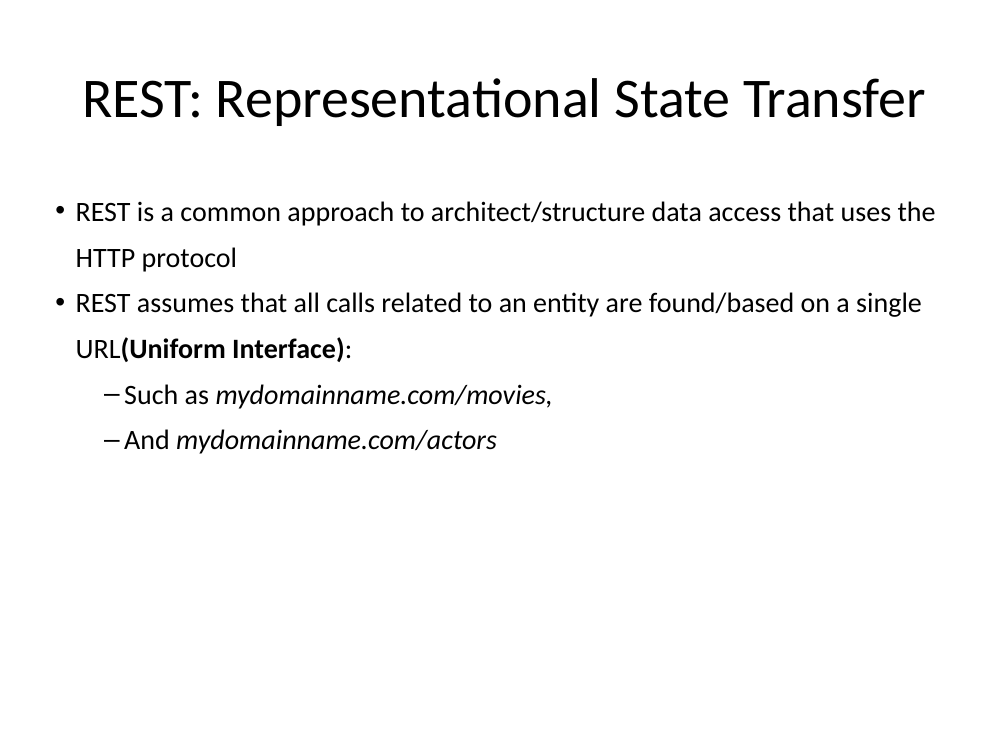
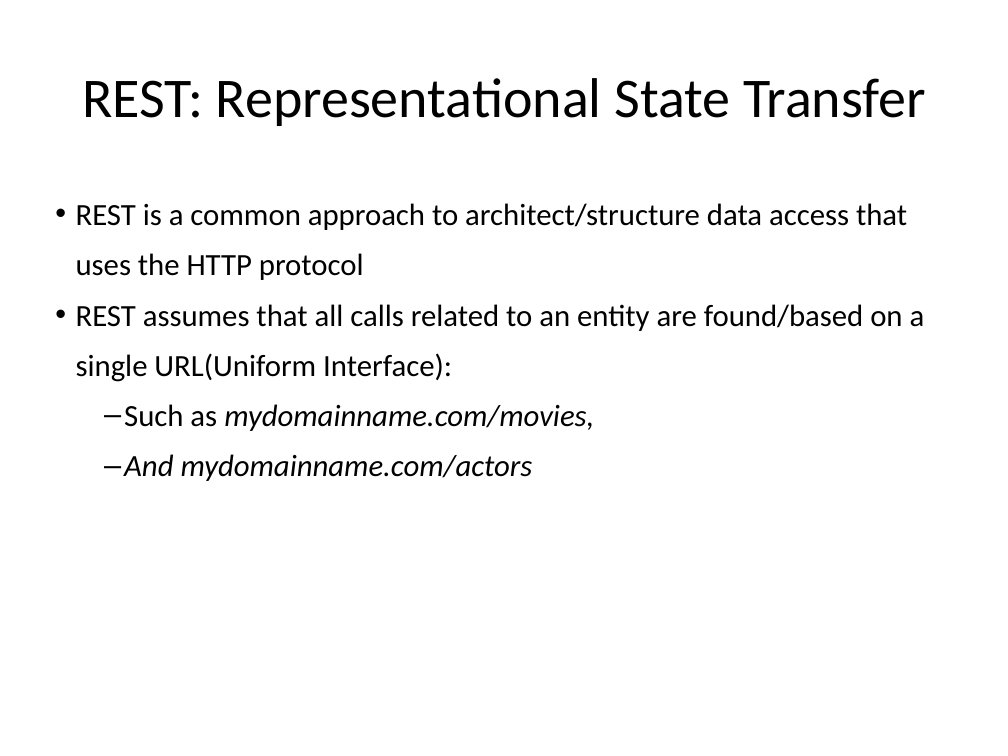
Before and after one commit to hogeschool/Development--Web, a slide deck: slide 14 of Lesson3/lesson3.pptx (slide 17 before the commit). Drawn at 1008x756 pixels with LibreOffice and Linux fonts; fonts in the diff are those of the drawing. Boxes give left, top, right and bottom in pixels: in the first picture for what was removed or moved away, otherwise in the second. Text is boxed around its words. In the diff, an @@ line names an element or a change of style, - is before the commit and + after.

```diff
--- a/Lesson3/lesson3.pptx
+++ b/Lesson3/lesson3.pptx
@@ text "REST is a common approach ..." at (76, 203, 925, 481): size 20 to 22 pt; bold off in "URL(Uniform Interface):"; italic on in "And" @@
```
Also in this commit, not shown: 16 other slides changed, 5 slides added, 5 slides removed.
